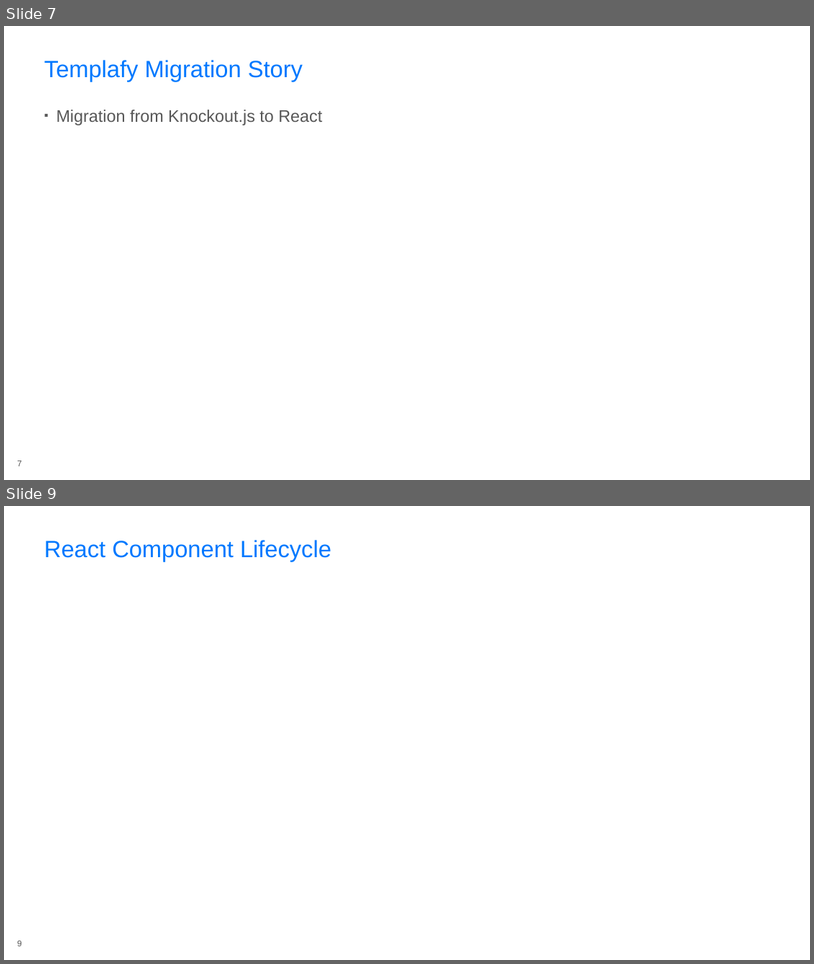
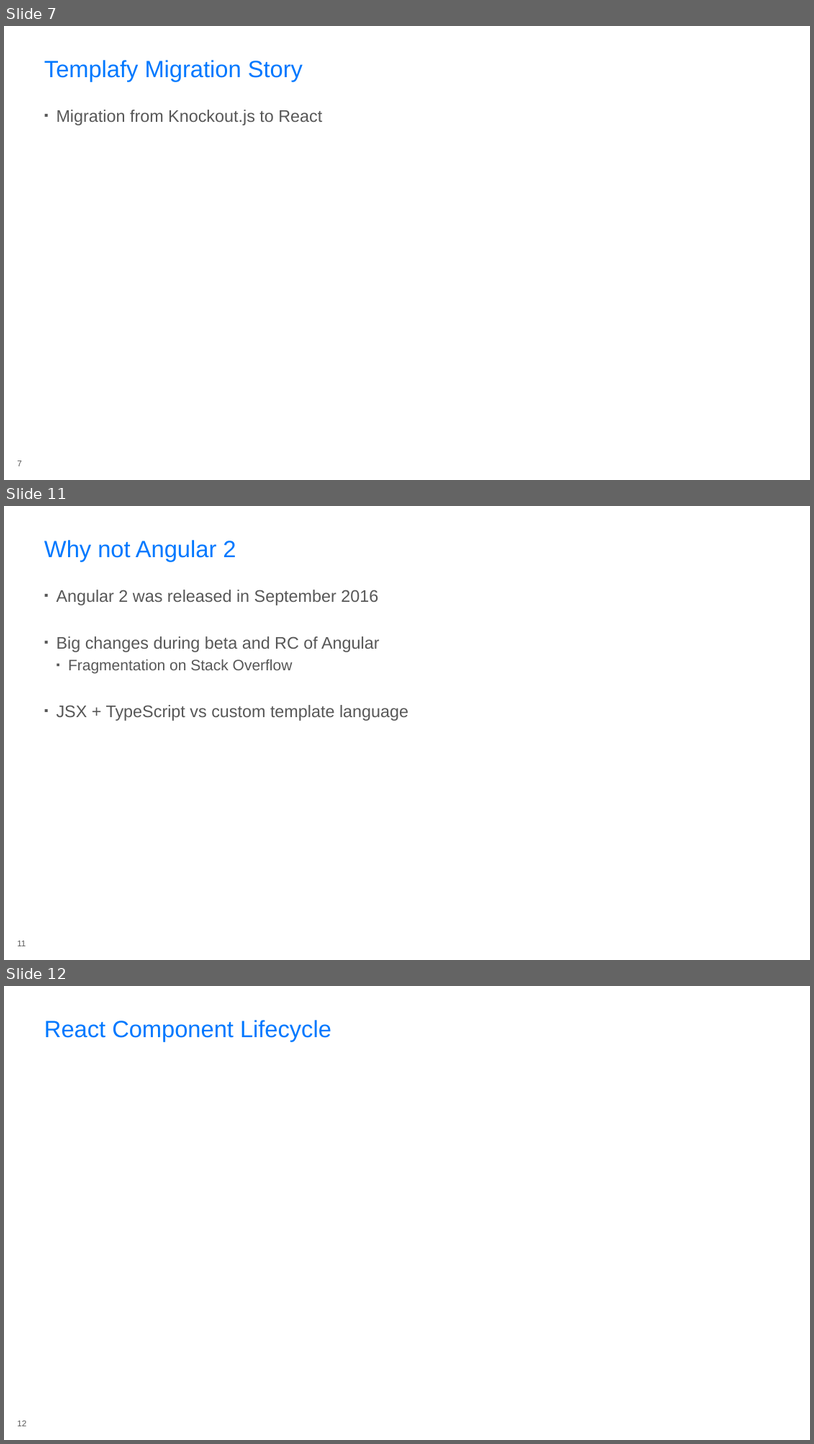
Before and after one commit to rasmuskl/react-webpack-typescript, a slide deck: _notes/Presentation.pptx. Shown one above the other, each under a label of ours: slides 7 and 9 before the commit, slides 7, 11 and 12 after it; the slides between them are not shown. The pictures are 814x964 and 814x1444 pixels, drawn with LibreOffice and Linux fonts; fonts in the diff are those of the drawing; background and template pictures are left out. Boxes give left, top, right and bottom in pixels: in the first picture for what was removed or moved away, otherwise in the second. Text is boxed around its words. In the diff, an @@ line names an element or a change of style, - is before the commit and + after.

```diff
--- a/_notes/Presentation.pptx
+++ b/_notes/Presentation.pptx
@@ slide 11 added at [4, 506, 810, 960], background #FFFFFF @@
@@ title added at [44, 540, 236, 561], 28 pt, text #0078FF @@
+Why not Angular 2
@@ text added at [57, 590, 409, 721], 20 pt, text #575757 @@
+▪ Angular 2 was released in September 2016
+▪ Big changes during beta and RC of Angular
+  ▪ Fragmentation on Stack Overflow
+▪ JSX + TypeScript vs custom template language
@@ page number added at [17, 940, 26, 946], 10 pt, text #575757 @@
+11
@@ what was slide 9 is now slide 12 @@
@@ page number at [17, 1420, 26, 1426]: text changed @@
-9
+12
```
Also in this commit, not shown: 2 slides changed, 4 other slides added, 2 slides removed, 5 other files.
